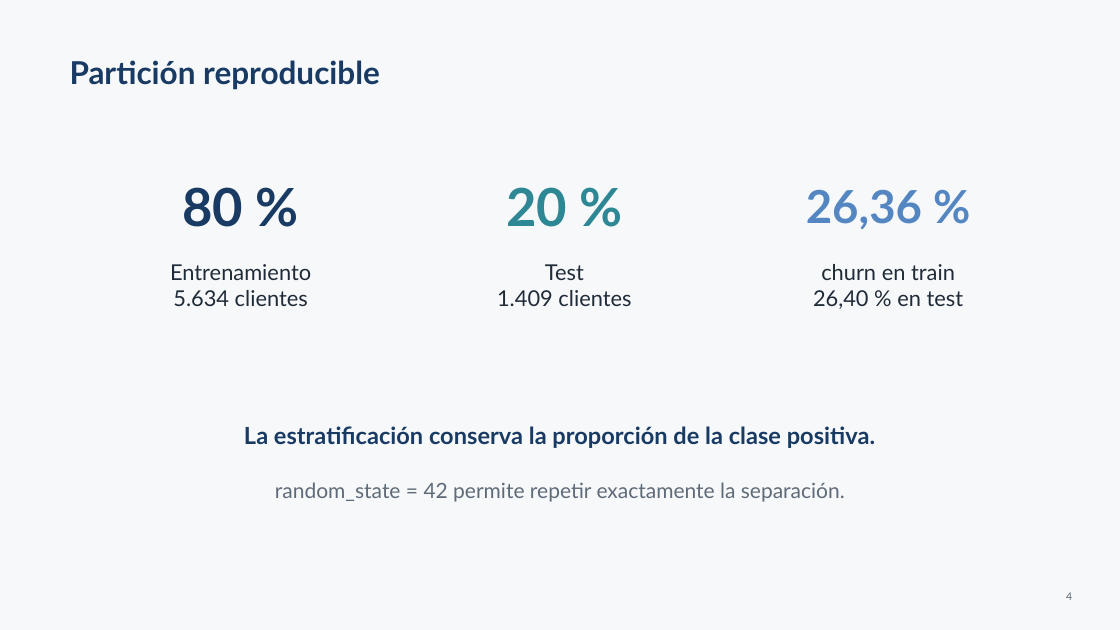
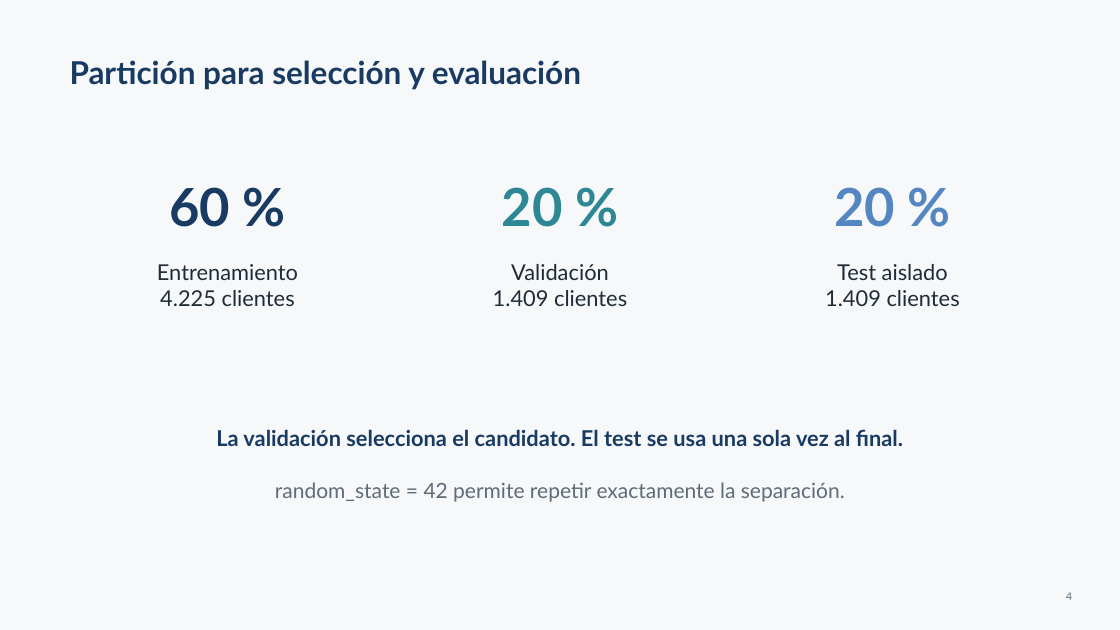
Before and after one commit to alfonsinadiaz/customer-churn-ml, a slide deck: slide 4 of Presentacion_Customer_Churn_Profesor.pptx. Drawn at 1120x630 pixels with LibreOffice and Linux fonts; fonts in the diff are those of the drawing. Boxes give left, top, right and bottom in pixels: in the first picture for what was removed or moved away, otherwise in the second. Text is boxed around its words. In the diff, an @@ line names an element or a change of style, - is before the commit and + after.

```diff
--- a/Presentacion_Customer_Churn_Profesor.pptx
+++ b/Presentacion_Customer_Churn_Profesor.pptx
@@ text at [70, 60, 581, 90]: text changed @@
-Partición reproducible
+Partición para selección y evaluación
@@ text "20 %": place and size @@
-text "20 %" at [506, 187, 567, 227]
+text "20 %" at [502, 187, 563, 227]
@@ text at [169, 187, 230, 227]: text changed @@
-80 %
+60 %
@@ text at [834, 187, 895, 227]: text changed; size 39 to 45 pt @@
-26,36 %
+20 %
@@ text "Entrenamiento": place and size @@
-text "Entrenamiento" at [170, 264, 311, 306]
+text "Entrenamiento" at [157, 264, 298, 306]
@@ text at [511, 264, 609, 280]: text changed @@
-Test
+Validación
@@ text at [825, 264, 960, 306]: text changed @@
-churn en train
-26,40 % en test
+Test aislado
+1.409 clientes
@@ text at [160, 290, 295, 306]: text changed @@
-5.634 clientes
+4.225 clientes
@@ text at [216, 429, 903, 446]: text changed; size 20.2 to 18.8 pt @@
-La estratificación conserva la proporción de la clase positiva.
+La validación selecciona el candidato. El test se usa una sola vez al final.
```
Also in this commit, not shown: 4 other slides changed, 1 slide added, 1 slide removed, 1 other file.
